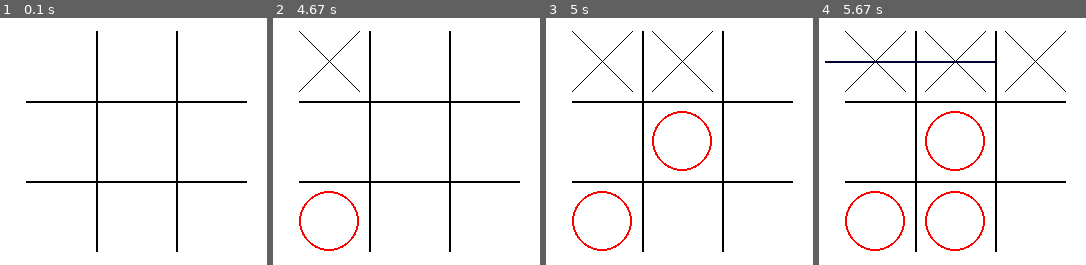
Above: before the commit, frames 1-4 (left to right).
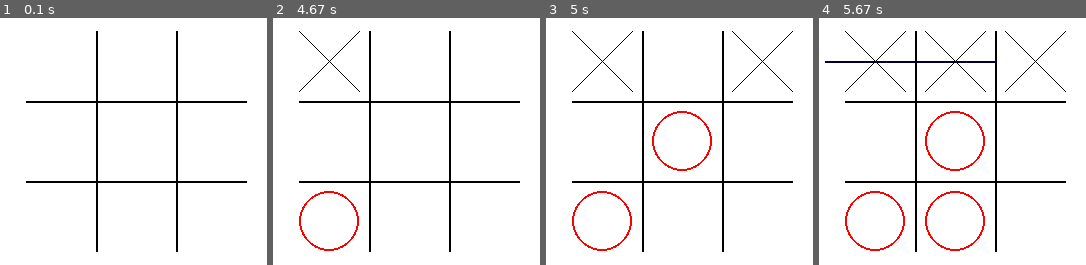
Above: after the commit, the same moments.

Repository: anhquan18/Tic_Tac_Toe_with_pygame
Game: pygame game, started from x_o3.py
Same seed, same stepped clock (60 frames per second), same inputs: the game is played once before the commit and once after it. The source is Python 2; it was converted automatically to run under Python 3.
Inputs (mouse positions are in pixels of both pictures, inside the frame that each line leads up to):
- Up to frame 1 (0.1 s): no input
- Up to frame 2 (4.67 s): press the mouse at (329, 220) at 0.37 s; move the mouse to (361, 126) at 0.47 s; release the mouse at (393, 32) at 0.6 s; click (329, 59) at 0.72 s; click (355, 168) at 1.05 s; click (334, 223) at 4.38 s
- Up to frame 3 (5 s): click (676, 163) at 4.72 s
- Up to frame 4 (5.67 s): click (955, 220) at 5.05 s

Frames 1-2 are identical in both runs. In frame 3, 0.4% of the frame differs, in the area x 39-93%, y 5-30%; in frame 4, nothing differs.

Commit message:
full version of x_o

Diff:
--- a/x_o3.py
+++ b/x_o3.py
@@ -59,7 +59,7 @@
         self.Next_move()                          # go to the next step of the game
 
     def Next_move(self):
-        if (self.depth >= game_depth) or (G_Won(self.g_board) == 'won'):
+        if (self.depth >= game_depth) or (G_Won(self.g_board) == 'won') or (M_left(self.g_board) == []):
             return 0
         if G_Won(self.g_board) == False:
             empty_b = M_left(self.g_board)
@@ -72,7 +72,7 @@
 
     def State(self):
         if G_Won(self.g_board) == 'won':
-            if self.player == O:
+            if self.player == -AI:
                 print 'human won\n'
                 return (human_win, 'won')
             else:
@@ -111,6 +111,10 @@
     if (board[0][0] == board[1][1] == -AI) and (AI == board[2][2]) and (x_cor == 2 and y_cor == 2):
         return True
     if (board[2][2] == board[1][1] == -AI) and (AI == board[0][0]) and (x_cor == 0 and y_cor == 0):
+        return True
+    if (board[2][0] == board[1][1] == -AI) and (AI == board[0][2]) and (x_cor == 0 and y_cor == 2):
+        return True
+    if (board[0][2] == board[1][1] == -AI) and (AI == board[2][0]) and (x_cor == 2 and y_cor == 0):
         return True
     if ((board[0][0] == board[2][2] == -AI) and (AI == board[1][1])) or ((board[2][0] == board[0][2] == -AI) and (AI == board[1][1])):
         return True
@@ -266,8 +270,7 @@
     global game_surf
     game_fps = pygame.time.Clock()
     game_board = Create_board()
-    mousex = 0
-    mousey = 0
+    mousex = mousey = 0
 
     game_surf = pygame.display.set_mode((win_width, win_height))
     pygame.display.set_caption('TIC TAC TOE')
@@ -302,7 +305,7 @@
                         g_nod = G_node(AI, 0, game_board, [x, y])
                         game_board[x][y] = False
                         x_moves.append(g_nod)
-                    best_val = (human_win, [])
+                    best_val = [human_win, []]
                     # Evaluate the game
                     for i in range(len(x_moves)):
                         game_node = x_moves[i]
@@ -312,8 +315,11 @@
                             best_val = normal_move
 
                     best_move = best_val
+                    # Debug move
                     if best_move[1] == []:
-                        continue
-                    print 'X chooses', best_move[1]
+                        print M_left(game_board)
+                        best_move[1] = M_left(game_board)[0]
+
+                    print 'Computer chooses', best_move[1]
                     game_board[best_move[1][0]][best_move[1][1]] = X
         game_fps.tick(FPS)
